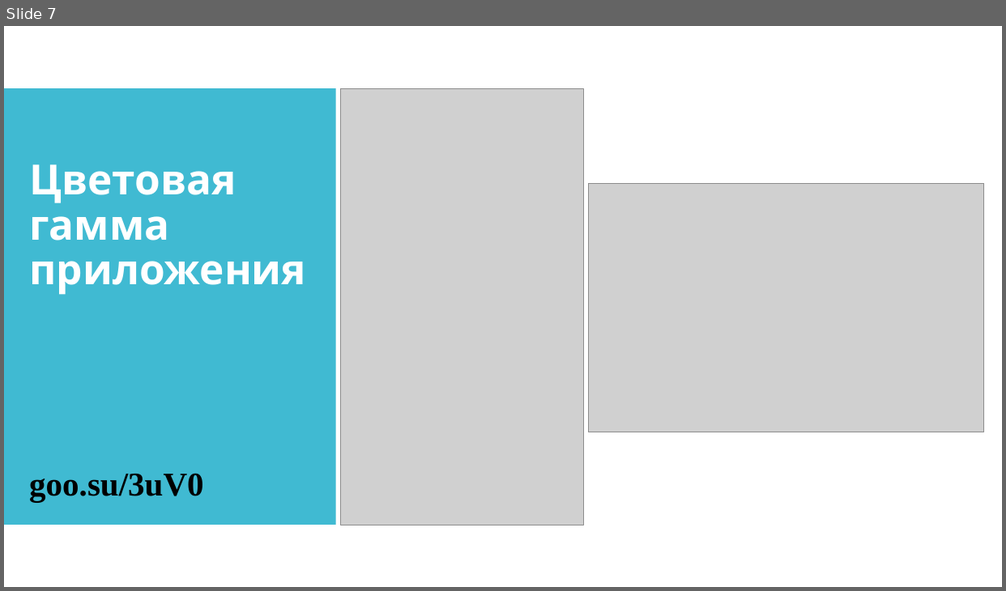
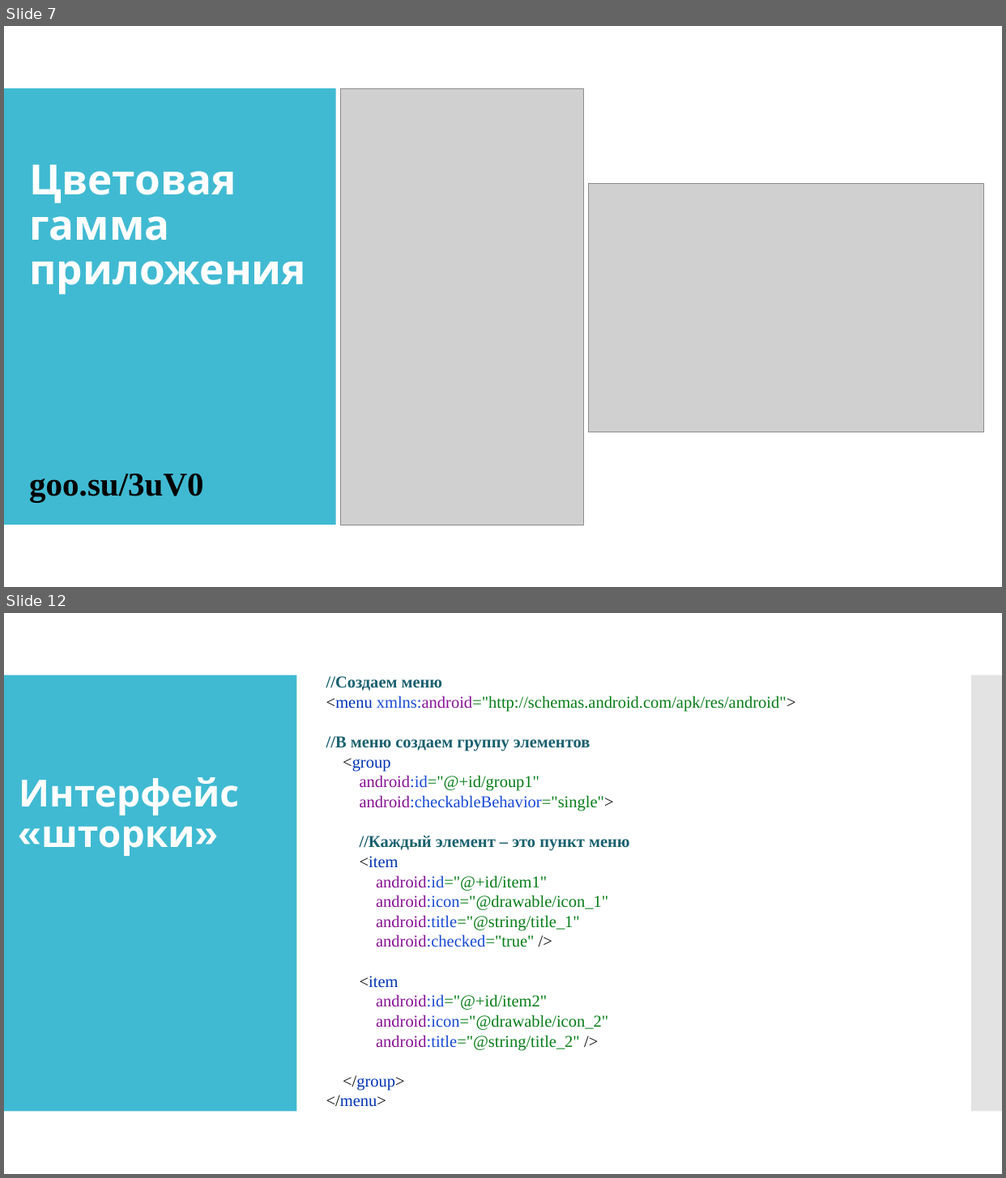
Before and after one commit to IriEfremova/LessonsCube, a slide deck: Android/Lesson17/Дизайн приложения.pptx. Shown one above the other, each under a label of ours: slide 7 before the commit, slides 7 and 12 after it; the slides between them are not shown. The pictures are 1006x591 and 1006x1178 pixels, drawn with LibreOffice and Linux fonts; fonts in the diff are those of the drawing; grey boxes stand for pictures. Boxes give left, top, right and bottom in pixels: in the first picture for what was removed or moved away, otherwise in the second. Text is boxed around its words. In the diff, an @@ line names an element or a change of style, - is before the commit and + after.

```diff
--- a/Android/Lesson17/Дизайн приложения.pptx
+++ b/Android/Lesson17/Дизайн приложения.pptx
@@ slide 12 added at (4, 613, 1002, 1174), background #FFFFFF; not listed: 2 template elements that a slide beside it also shows @@
@@ rectangle added at (4, 613, 1002, 1174), fill #FFFFFF @@
@@ rectangle added at (4, 675, 296, 1112), fill #40BAD2 @@
@@ text added at (326, 676, 796, 1107), 16 pt, text #067D17 @@
+//Создаем меню
+<menu xmlns:android="http://schemas.android.com/apk/res/android">
+//В меню создаем группу элементов
+<group
+android:id="@+id/group1"
+android:checkableBehavior="single">
+//Каждый элемент – это пункт меню
+<item
+android:id="@+id/item1"
+android:icon="@drawable/icon_1"
+android:title="@string/title_1"
+android:checked="true" />
+<item
+android:id="@+id/item2"
+android:icon="@drawable/icon_2"
+android:title="@string/title_2" />
+</group>
+</menu>
@@ rectangle added at (971, 675, 1002, 1112), fill #C8C8C8 at 50% opacity @@
@@ text added at (19, 777, 239, 856), 36 pt, text #FFFFFF, bold @@
+Интерфейс «шторки»
```
Also in this commit, not shown: 1 slide changed, 4 other slides added, 1 other file.
